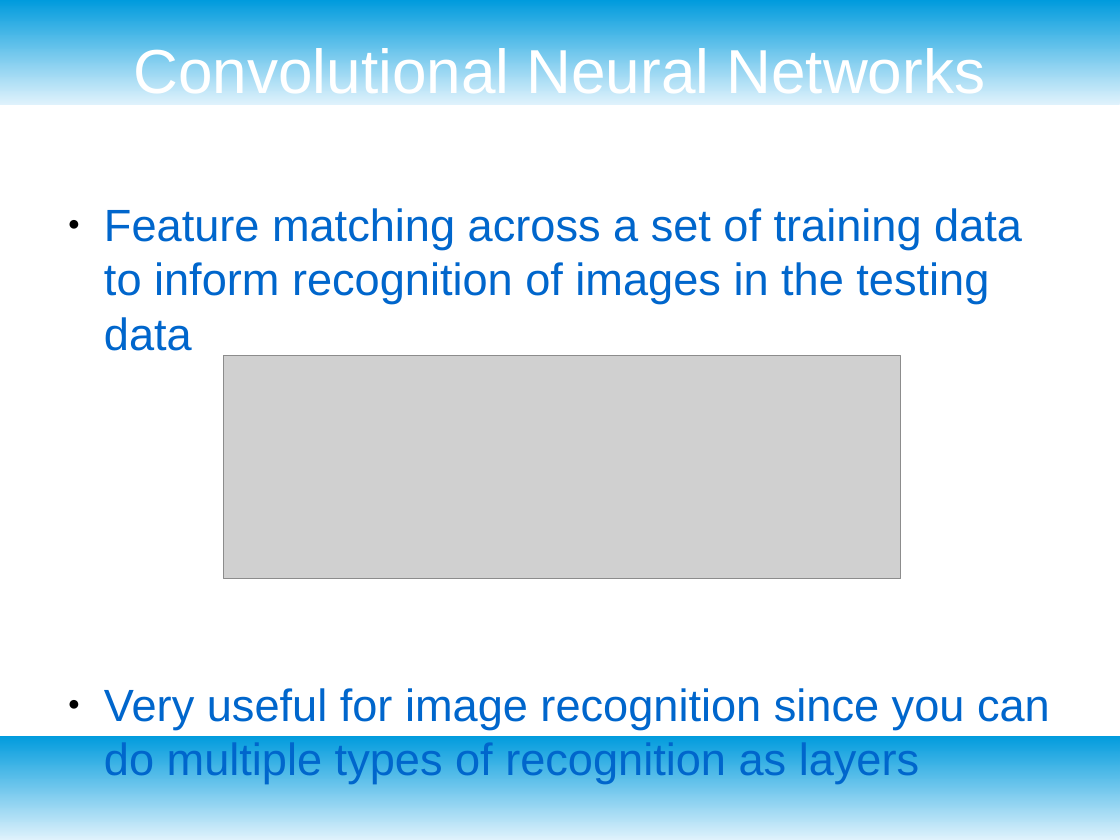
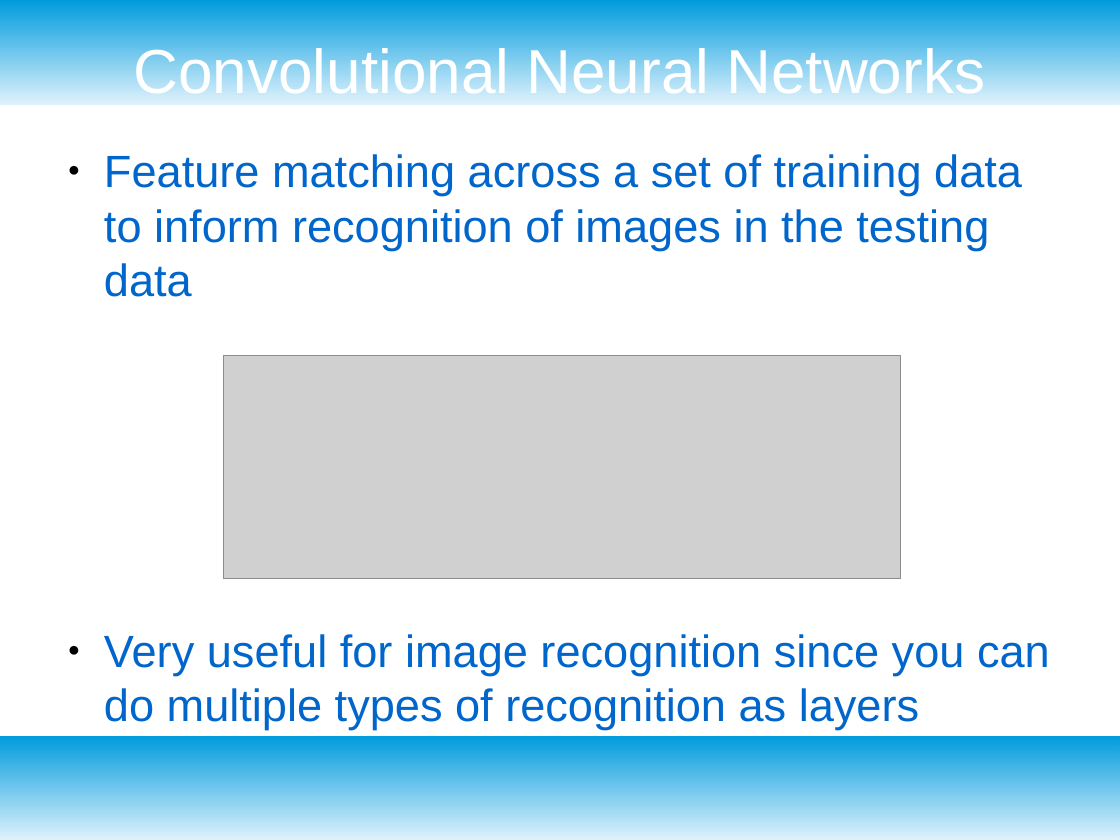
Before and after one commit to hackforthesea/whalematch, a slide deck: slide 10 of presentation.odp (slide 13 before the commit). Drawn at 1120x840 pixels with LibreOffice and Linux fonts; fonts in the diff are those of the drawing; grey boxes stand for pictures. Boxes give left, top, right and bottom in pixels: in the first picture for what was removed or moved away, otherwise in the second. Text is boxed around its words. In the diff, an @@ line names an element or a change of style, - is before the commit and + after.

```diff
--- a/presentation.odp
+++ b/presentation.odp
@@ text "Feature matching across a set ...": place and size @@
-text "Feature matching across a set ..." at [104, 208, 1050, 783]
+text "Feature matching across a set ..." at [104, 154, 1050, 730]
```
Also in this commit, not shown: 6 other slides changed, 5 slides added, 6 slides removed.
